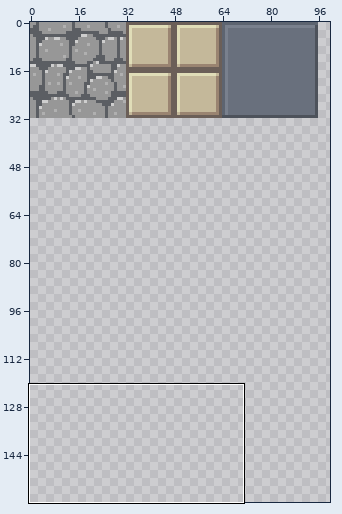
One commit to this sprite sheet: Assets/Sprites/InfinityDungeon_FloorTiles.png. The first picture is a wide view before the edit; the outline marks the close-up.
Close-up. The starting point:
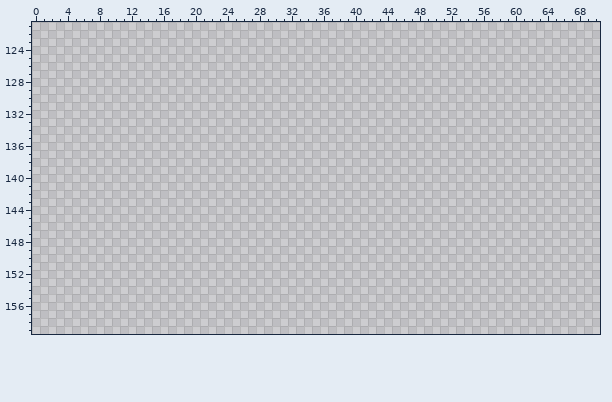
The file is 160x160 pixels. Shown: x 0..70, y 121..159. The wide view leaves out empty margins.
Now the later version:
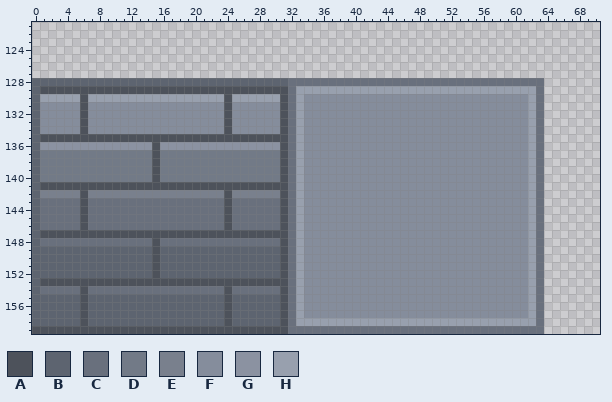
Palette (. is transparent): A #4d525b  B #5d6470  C #69707d  D #727a87  E #79808d  F #858d9c  G #8b92a1  H #98a0ae
The exact change:
Changed rows in their new state; - is an unchanged pixel.
first column x 0:
128 BBBBBBBBBBBBBBBBBBBBBBBBBBBBBBBBCCCCCCCCCCCCCCCCCCCCCCCCCCCCCCCC
129 BAAAAAAAAAAAAAAAAAAAAAAAAAAAAAAACHHHHHHHHHHHHHHHHHHHHHHHHHHHHHHC
130 BHHHHHAHHHHHHHHHHHHHHHHHAHHHHHHACHFFFFFFFFFFFFFFFFFFFFFFFFFFFFHC
131 BFFFFFAFFFFFFFFFFFFFFFFFAFFFFFFACHFFFFFFFFFFFFFFFFFFFFFFFFFFFFHC
132 BFFFFFAFFFFFFFFFFFFFFFFFAFFFFFFACHFFFFFFFFFFFFFFFFFFFFFFFFFFFFHC
133 BFFFFFAFFFFFFFFFFFFFFFFFAFFFFFFACHFFFFFFFFFFFFFFFFFFFFFFFFFFFFHC
134 BFFFFFAFFFFFFFFFFFFFFFFFAFFFFFFACHFFFFFFFFFFFFFFFFFFFFFFFFFFFFHC
135 BAAAAAAAAAAAAAAAAAAAAAAAAAAAAAAACHFFFFFFFFFFFFFFFFFFFFFFFFFFFFHC
136 BGGGGGGGGGGGGGGAGGGGGGGGGGGGGGGACHFFFFFFFFFFFFFFFFFFFFFFFFFFFFHC
137 BDDDDDDDDDDDDDDADDDDDDDDDDDDDDDACHFFFFFFFFFFFFFFFFFFFFFFFFFFFFHC
138 BDDDDDDDDDDDDDDADDDDDDDDDDDDDDDACHFFFFFFFFFFFFFFFFFFFFFFFFFFFFHC
139 BDDDDDDDDDDDDDDADDDDDDDDDDDDDDDACHFFFFFFFFFFFFFFFFFFFFFFFFFFFFHC
140 BDDDDDDDDDDDDDDADDDDDDDDDDDDDDDACHFFFFFFFFFFFFFFFFFFFFFFFFFFFFHC
141 BAAAAAAAAAAAAAAAAAAAAAAAAAAAAAAACHFFFFFFFFFFFFFFFFFFFFFFFFFFFFHC
142 BEEEEEAEEEEEEEEEEEEEEEEEAEEEEEEACHFFFFFFFFFFFFFFFFFFFFFFFFFFFFHC
143 BCCCCCACCCCCCCCCCCCCCCCCACCCCCCACHFFFFFFFFFFFFFFFFFFFFFFFFFFFFHC
144 BCCCCCACCCCCCCCCCCCCCCCCACCCCCCACHFFFFFFFFFFFFFFFFFFFFFFFFFFFFHC
145 BCCCCCACCCCCCCCCCCCCCCCCACCCCCCACHFFFFFFFFFFFFFFFFFFFFFFFFFFFFHC
146 BCCCCCACCCCCCCCCCCCCCCCCACCCCCCACHFFFFFFFFFFFFFFFFFFFFFFFFFFFFHC
147 BAAAAAAAAAAAAAAAAAAAAAAAAAAAAAAACHFFFFFFFFFFFFFFFFFFFFFFFFFFFFHC
148 BCCCCCCCCCCCCCCACCCCCCCCCCCCCCCACHFFFFFFFFFFFFFFFFFFFFFFFFFFFFHC
149 BBBBBBBBBBBBBBBABBBBBBBBBBBBBBBACHFFFFFFFFFFFFFFFFFFFFFFFFFFFFHC
150 BBBBBBBBBBBBBBBABBBBBBBBBBBBBBBACHFFFFFFFFFFFFFFFFFFFFFFFFFFFFHC
151 BBBBBBBBBBBBBBBABBBBBBBBBBBBBBBACHFFFFFFFFFFFFFFFFFFFFFFFFFFFFHC
152 BBBBBBBBBBBBBBBABBBBBBBBBBBBBBBACHFFFFFFFFFFFFFFFFFFFFFFFFFFFFHC
153 BAAAAAAAAAAAAAAAAAAAAAAAAAAAAAAACHFFFFFFFFFFFFFFFFFFFFFFFFFFFFHC
154 BCCCCCACCCCCCCCCCCCCCCCCACCCCCCACHFFFFFFFFFFFFFFFFFFFFFFFFFFFFHC
155 BBBBBBABBBBBBBBBBBBBBBBBABBBBBBACHFFFFFFFFFFFFFFFFFFFFFFFFFFFFHC
156 BBBBBBABBBBBBBBBBBBBBBBBABBBBBBACHFFFFFFFFFFFFFFFFFFFFFFFFFFFFHC
157 BBBBBBABBBBBBBBBBBBBBBBBABBBBBBACHFFFFFFFFFFFFFFFFFFFFFFFFFFFFHC
158 BBBBBBABBBBBBBBBBBBBBBBBABBBBBBACHHHHHHHHHHHHHHHHHHHHHHHHHHHHHHC
159 AAAAAAAAAAAAAAAAAAAAAAAAAAAAAAAACCCCCCCCCCCCCCCCCCCCCCCCCCCCCCCC
Changed places in both close-ups, as pixel boxes (x1, y1, x2, y2):
added: (32, 78, 544, 334)
